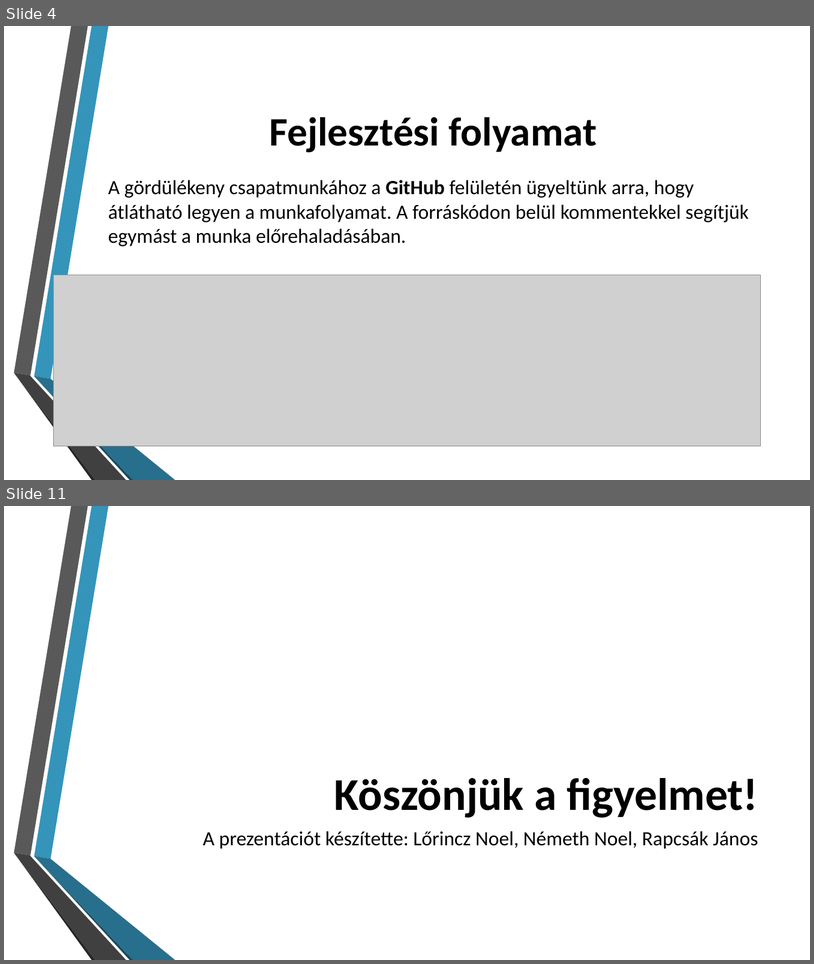
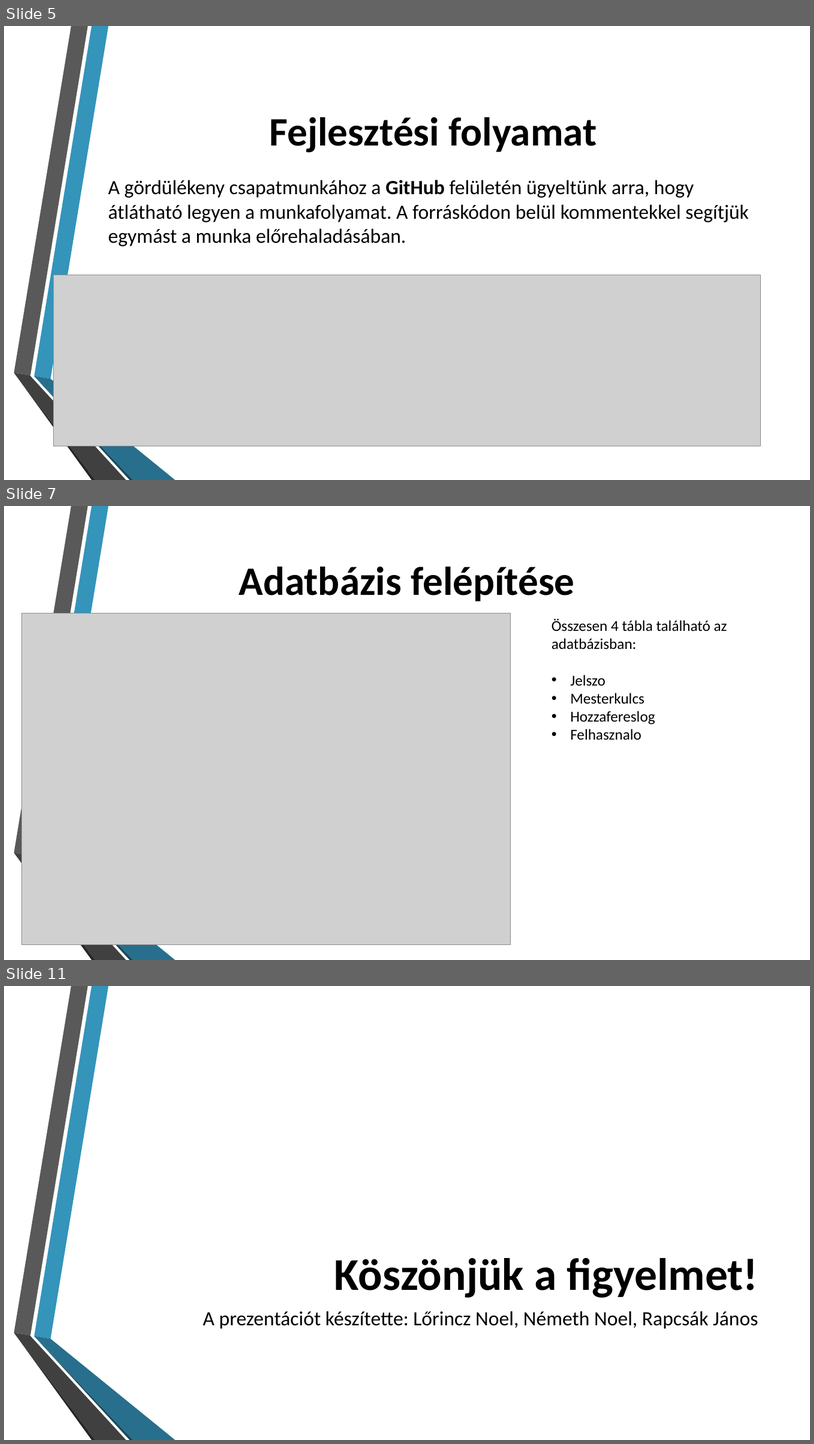
Before and after one commit to yAn2049/Aliasly-Password-Manager, a slide deck: Documents/Aliasly bemutató.pptx. Shown one above the other, each under a label of ours: slides 4 and 11 before the commit, slides 5, 7 and 11 after it; the slides between them are not shown. The pictures are 814x964 and 814x1444 pixels, drawn with LibreOffice and Linux fonts; fonts in the diff are those of the drawing; grey boxes stand for pictures; background and template pictures are left out. Boxes give left, top, right and bottom in pixels: in the first picture for what was removed or moved away, otherwise in the second. Text is boxed around its words. In the diff, an @@ line names an element or a change of style, - is before the commit and + after.

```diff
--- a/Documents/Aliasly bemutató.pptx
+++ b/Documents/Aliasly bemutató.pptx
@@ slide 7 added at bbox=[4, 506, 810, 960], background picture (left out); not listed: 6 template elements that a slide beside it also shows @@
@@ title added at bbox=[239, 567, 575, 601], 48 pt, text #000000, bold @@
+Adatbázis felépítése
@@ picture added at bbox=[21, 613, 510, 945] @@
@@ text added at bbox=[552, 619, 728, 740], 18 pt, text #000000 @@
+Összesen 4 tábla található az adatbázisban:
+• Jelszo
+• Mesterkulcs
+• Hozzafereslog
+• Felhasznalo
@@ what was slide 4 is now slide 5 @@
```
Also in this commit, not shown: 6 slides changed, 1 other slide added, 2 slides removed.
